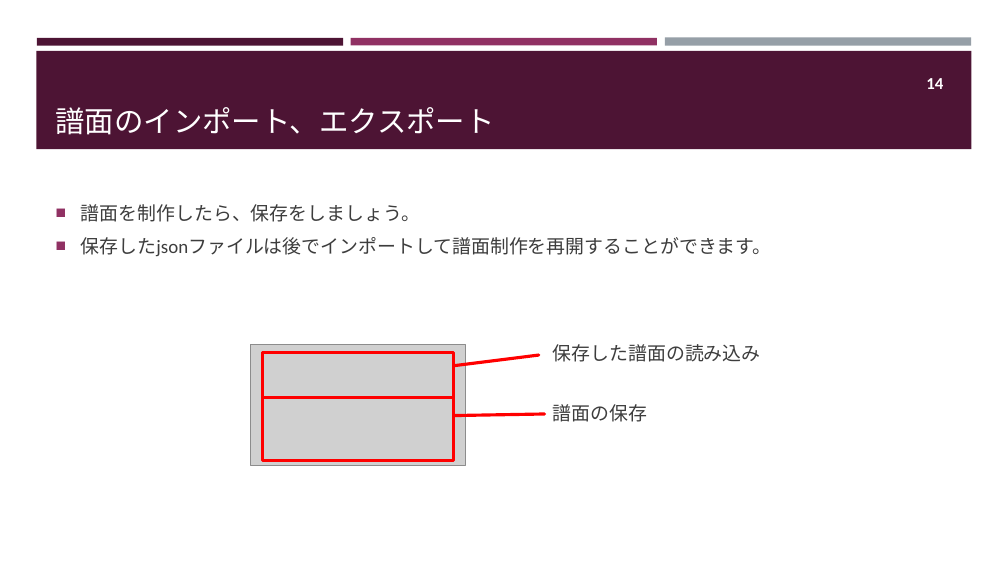
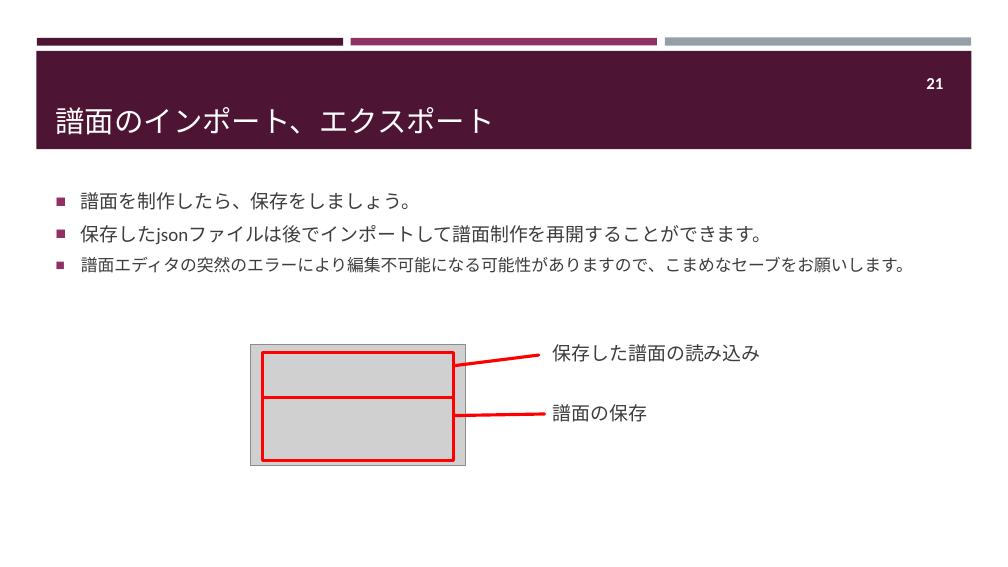
Before and after one commit to mumiroMurorin/MURORYTHM_DIMENTION, a slide deck: slide 22 of Assets/ChartEditor/Texture/Explanation/ChartEditor説明書.pptx (slide 15 before the commit). Drawn at 1008x567 pixels with LibreOffice and Linux fonts; fonts in the diff are those of the drawing; grey boxes stand for pictures. Boxes give left, top, right and bottom in pixels: in the first picture for what was removed or moved away, otherwise in the second. Text is boxed around its words. In the diff, an @@ line names an element or a change of style, - is before the commit and + after.

```diff
--- a/Assets/ChartEditor/Texture/Explanation/ChartEditor説明書.pptx
+++ b/Assets/ChartEditor/Texture/Explanation/ChartEditor説明書.pptx
@@ page number at bbox=[926, 78, 943, 89]: text changed @@
-14
+21
@@ text at bbox=[81, 257, 913, 273]: paragraph added @@
+■ 譜面エディタの突然のエラーにより編集不可能になる可能性がありますので、こまめなセーブをお願いします。
```
Also in this commit, not shown: 10 other slides changed, 7 slides added, 44 other files.
